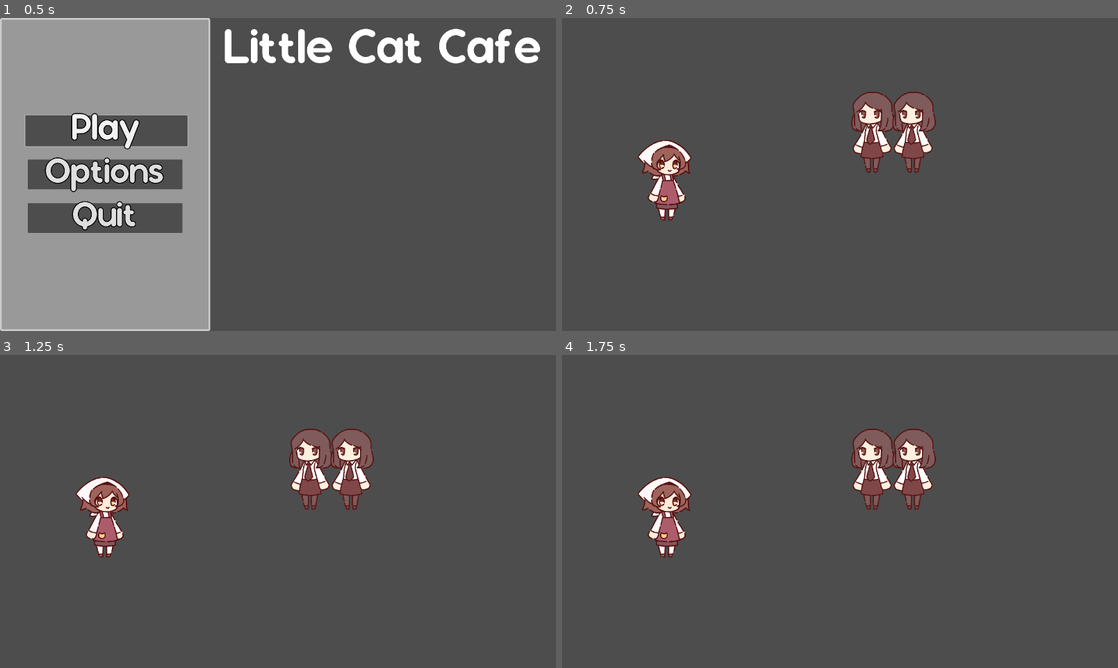
Above: before the commit, frames 1-4 (two rows, left to right).
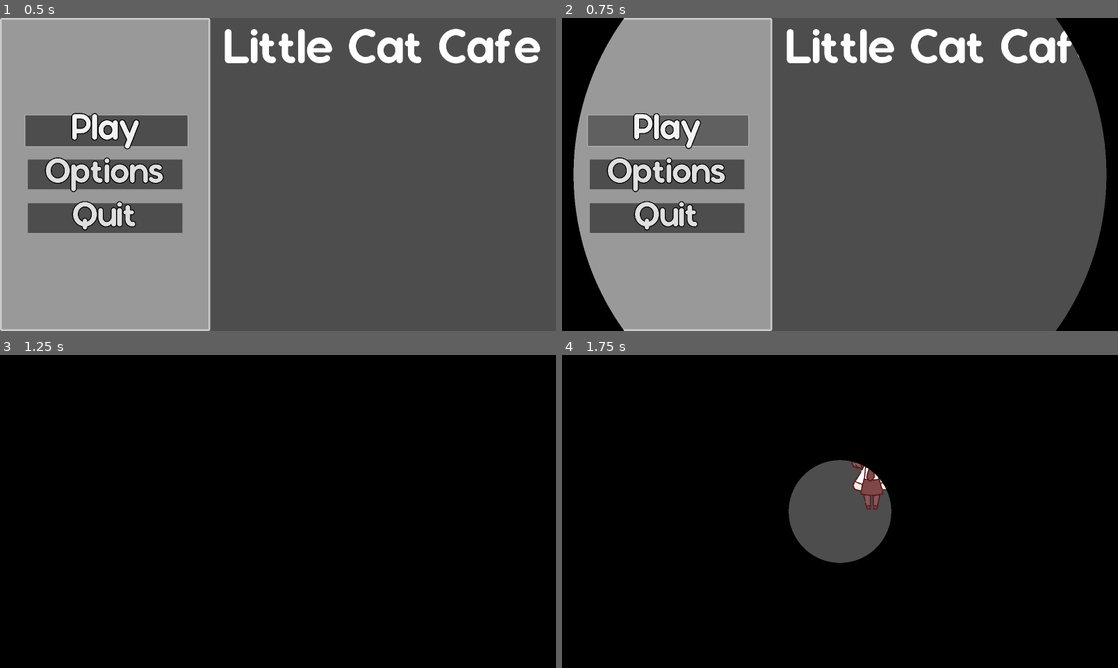
Above: after the commit, the same moments.

Repository: NuTrynity/Little-Cat-Cafe
Game: Godot game, scene res://Scenes/MainMenu.tscn
The game is run twice, just before and just after one commit, with the same random seed, the same clock (stepped at 60 frames per second) and the same inputs.
Inputs (mouse positions are in pixels of both pictures, inside the frame that each line leads up to):
- Up to frame 1 (0.5 s): no input
- Up to frame 2 (0.75 s): click "Play" at 0.5 s
- Up to frame 3 (1.25 s): no input
- Up to frame 4 (1.75 s): click (667, 467) at 1.25 s, where only the run after the commit has a clickable "Play"

Frame 1 is identical in both runs. In frame 2, 43% of the frame differs, in the area x 0-100%, y 0-100%; in frame 3, 100%; in frame 4, 95%.

Commit message:
added sceneloader singleton

Diff:
--- /dev/null
+++ b/Nodes/Components/SceneLoader.tscn
@@ -0,0 +1,81 @@
+[gd_scene load_steps=7 format=3 uid="uid://cqworxpohjsym"]
+
+[ext_resource type="Script" path="res://Scripts/AutoLoads/scene_loader.gd" id="1_838jm"]
+[ext_resource type="Shader" path="res://Scripts/Shaders/SceneLoader.gdshader" id="1_a30c4"]
+
+[sub_resource type="ShaderMaterial" id="ShaderMaterial_ma5br"]
+shader = ExtResource("1_a30c4")
+shader_parameter/circle_size = 1.05
+shader_parameter/screen_width = 2560.0
+shader_parameter/screen_height = 1440.0
+
+[sub_resource type="Animation" id="Animation_t1y0j"]
+length = 0.001
+tracks/0/type = "value"
+tracks/0/imported = false
+tracks/0/enabled = true
+tracks/0/path = NodePath("CircleTransition:material:shader_parameter/circle_size")
+tracks/0/interp = 1
+tracks/0/loop_wrap = true
+tracks/0/keys = {
+"times": PackedFloat32Array(0),
+"transitions": PackedFloat32Array(1),
+"update": 0,
+"values": [1.05]
+}
+
+[sub_resource type="Animation" id="Animation_run0s"]
+resource_name = "circle_transition"
+length = 0.8
+tracks/0/type = "value"
+tracks/0/imported = false
+tracks/0/enabled = true
+tracks/0/path = NodePath("CircleTransition:material:shader_parameter/circle_size")
+tracks/0/interp = 2
+tracks/0/loop_wrap = true
+tracks/0/keys = {
+"times": PackedFloat32Array(0, 0.6),
+"transitions": PackedFloat32Array(1, 1),
+"update": 0,
+"values": [1.05, 0.0]
+}
+tracks/1/type = "method"
+tracks/1/imported = false
+tracks/1/enabled = true
+tracks/1/path = NodePath(".")
+tracks/1/interp = 1
+tracks/1/loop_wrap = true
+tracks/1/keys = {
+"times": PackedFloat32Array(0.8),
+"transitions": PackedFloat32Array(1),
+"values": [{
+"args": [],
+"method": &"change_scene"
+}]
+}
+
+[sub_resource type="AnimationLibrary" id="AnimationLibrary_sbw8v"]
+_data = {
+"RESET": SubResource("Animation_t1y0j"),
+"circle_transition": SubResource("Animation_run0s")
+}
+
+[node name="SceneLoader" type="CanvasLayer"]
+process_mode = 3
+layer = 20
+script = ExtResource("1_838jm")
+
+[node name="CircleTransition" type="ColorRect" parent="."]
+material = SubResource("ShaderMaterial_ma5br")
+anchors_preset = 15
+anchor_right = 1.0
+anchor_bottom = 1.0
+grow_horizontal = 2
+grow_vertical = 2
+mouse_filter = 2
+color = Color(0, 0, 0, 1)
+
+[node name="TransitionPlayer" type="AnimationPlayer" parent="."]
+libraries = {
+"": SubResource("AnimationLibrary_sbw8v")
+}
--- a/Nodes/UINodes/custom_btn.tscn
+++ b/Nodes/UINodes/custom_btn.tscn
@@ -2,6 +2,21 @@
 
 [ext_resource type="FontFile" uid="uid://dwyf3ahqcehcv" path="res://Assets/Fonts/Sonorous.otf" id="1_swd8p"]
 [ext_resource type="Script" path="res://Scripts/UIScripts/custom_button.gd" id="2_7gpuj"]
+
+[sub_resource type="Animation" id="Animation_oc8iv"]
+length = 0.001
+tracks/0/type = "value"
+tracks/0/imported = false
+tracks/0/enabled = true
+tracks/0/path = NodePath(".:scale")
+tracks/0/interp = 1
+tracks/0/loop_wrap = true
+tracks/0/keys = {
+"times": PackedFloat32Array(0),
+"transitions": PackedFloat32Array(1),
+"update": 0,
+"values": [Vector2(1, 1)]
+}
 
 [sub_resource type="Animation" id="Animation_v8ngm"]
 resource_name = "focus"
@@ -17,21 +32,6 @@
 "transitions": PackedFloat32Array(1, 1),
 "update": 0,
 "values": [Vector2(1, 1), Vector2(1.05, 1.05)]
-}
-
-[sub_resource type="Animation" id="Animation_oc8iv"]
-length = 0.001
-tracks/0/type = "value"
-tracks/0/imported = false
-tracks/0/enabled = true
-tracks/0/path = NodePath(".:scale")
-tracks/0/interp = 1
-tracks/0/loop_wrap = true
-tracks/0/keys = {
-"times": PackedFloat32Array(0),
-"transitions": PackedFloat32Array(1),
-"update": 0,
-"values": [Vector2(1, 1)]
 }
 
 [sub_resource type="Animation" id="Animation_u8efh"]
--- a/Scenes/MainMenu.tscn
+++ b/Scenes/MainMenu.tscn
@@ -51,6 +51,7 @@
 unique_name_in_owner = true
 layout_mode = 2
 text = "Play"
+press_once = true
 
 [node name="Options" parent="CenterContainer/Menu/MenuPanel/Btns" instance=ExtResource("2_xxsjw")]
 unique_name_in_owner = true
@@ -62,6 +63,7 @@
 unique_name_in_owner = true
 layout_mode = 2
 text = "Quit"
+press_once = true
 
 [node name="Front" type="VBoxContainer" parent="CenterContainer/Menu"]
 layout_mode = 2
--- /dev/null
+++ b/Scripts/AutoLoads/scene_loader.gd
@@ -0,0 +1,17 @@
+extends CanvasLayer
+
+@onready var player : AnimationPlayer = $TransitionPlayer
+var scene : String
+var animation : String
+
+func transition_to(target : String, target_anim : String):
+	scene = target
+	animation = target_anim
+	player.play(animation)
+
+func change_scene():
+	get_tree().change_scene_to_file(scene)
+	transition_out()
+
+func transition_out():
+	player.play_backwards(animation)
--- /dev/null
+++ b/Scripts/Shaders/SceneLoader.gdshader
@@ -0,0 +1,12 @@
+shader_type canvas_item;
+render_mode unshaded;
+
+uniform float circle_size : hint_range(0.0, 1.05);
+uniform float screen_width;
+uniform float screen_height;
+
+void fragment() {
+	float ratio = screen_width / screen_height;
+	float dist = distance(vec2(0.5, 0.5), vec2(mix(0.5, UV.x, ratio), UV.y));
+	COLOR.a = step(circle_size, dist);
+}
--- a/Scripts/UIScripts/main_menu.gd
+++ b/Scripts/UIScripts/main_menu.gd
@@ -4,7 +4,7 @@
 	$"%PlayBtn".grab_focus()
 
 func _on_play_btn_pressed() -> void:
-	get_tree().change_scene_to_file("res://Scenes/TestScene.tscn")
+	SceneLoader.transition_to("res://Scenes/TestScene.tscn", "circle_transition")
 
 func _on_quit_pressed() -> void:
 	get_tree().quit()
--- a/project.godot
+++ b/project.godot
@@ -18,6 +18,7 @@
 [autoload]
 
 InteractionManager="*res://Nodes/Components/InteractionManager.tscn"
+SceneLoader="*res://Nodes/Components/SceneLoader.tscn"
 
 [display]
 
